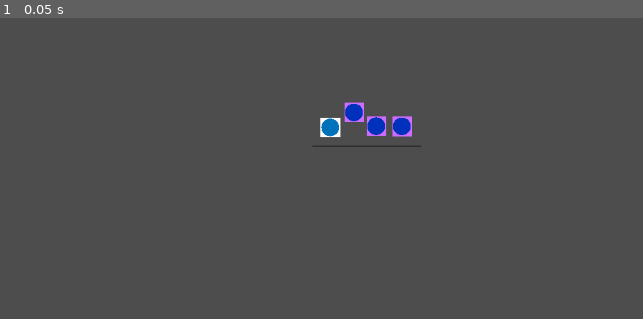
Above: before the commit, frame 1.
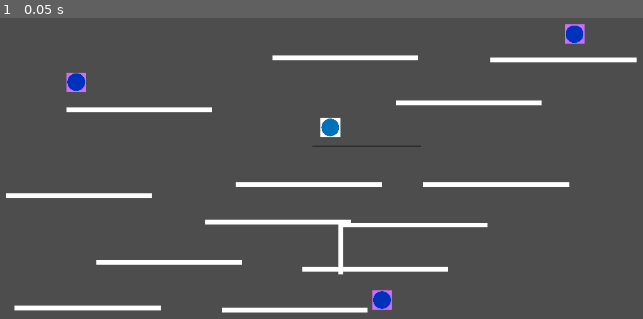
Above: after the commit, the same moment.

Repository: s-france/GGJ2024GoombaGame
Game: Godot game, scene res://scene2D.tscn
Same seed, same stepped clock (60 frames per second), same inputs: the game is played once before the commit and once after it. This scene is started directly instead of the project's main scene.
Inputs:
- Up to frame 1 (0.05 s): no input

The runs differ from the first frame. In frame 1, 6.8% of the frame differs, in the area x 0-100%, y 1-99%.

Commit message:
platforms

Diff:
--- /dev/null
+++ b/GoombaGame/node_2d.tscn
@@ -0,0 +1,108 @@
+[gd_scene load_steps=2 format=3 uid="uid://dikc7l4isf7et"]
+
+[ext_resource type="Script" path="res://node_2d.gd" id="1_arhku"]
+
+[node name="Menu" type="Node2D"]
+script = ExtResource("1_arhku")
+
+[node name="play" type="Button" parent="."]
+offset_left = 300.0
+offset_top = 114.0
+offset_right = 832.0
+offset_bottom = 193.0
+focus_neighbor_top = NodePath("../quit")
+focus_neighbor_bottom = NodePath("../instructions")
+text = "PLAY"
+
+[node name="instructions" type="Button" parent="."]
+offset_left = 304.0
+offset_top = 208.0
+offset_right = 832.0
+offset_bottom = 280.0
+focus_neighbor_top = NodePath("../play")
+focus_neighbor_bottom = NodePath("../credits")
+text = "INSTRUCTIONS
+"
+
+[node name="credits" type="Button" parent="."]
+offset_left = 304.0
+offset_top = 296.0
+offset_right = 832.0
+offset_bottom = 360.0
+focus_neighbor_top = NodePath("../instructions")
+focus_neighbor_bottom = NodePath("../quit")
+text = "CREDITS"
+
+[node name="quit" type="Button" parent="."]
+offset_left = 304.0
+offset_top = 376.0
+offset_right = 832.0
+offset_bottom = 432.0
+focus_neighbor_top = NodePath("../credits")
+focus_neighbor_bottom = NodePath("../play")
+text = "QUIT
+"
+
+[node name="Instructions" type="ColorRect" parent="."]
+visible = false
+offset_left = 312.0
+offset_top = 55.0
+offset_right = 825.0
+offset_bottom = 604.0
+color = Color(0.133333, 0.133333, 0.133333, 1)
+
+[node name="Label" type="Label" parent="Instructions"]
+layout_mode = 0
+offset_left = 130.0
+offset_top = 243.0
+offset_right = 358.0
+offset_bottom = 269.0
+text = "INSTRUCTIONS WILL BE HERE
+"
+
+[node name="back" type="Button" parent="Instructions"]
+layout_mode = 0
+offset_left = 132.0
+offset_top = 476.0
+offset_right = 371.0
+offset_bottom = 521.0
+text = "BACK  (WE'RE SO BACK)"
+
+[node name="Credits" type="ColorRect" parent="."]
+visible = false
+offset_left = 281.0
+offset_top = 105.0
+offset_right = 864.0
+offset_bottom = 475.0
+color = Color(0.180392, 0.180392, 0.180392, 1)
+
+[node name="back2" type="Button" parent="Credits"]
+layout_mode = 0
+offset_left = 184.0
+offset_top = 295.0
+offset_right = 423.0
+offset_bottom = 340.0
+text = "BACK  (WE'RE SO BACK)"
+
+[node name="ScrollContainer" type="ScrollContainer" parent="Credits"]
+layout_mode = 0
+offset_left = 1.0
+offset_top = 2.0
+offset_right = 584.0
+offset_bottom = 371.0
+
+[node name="Label" type="Label" parent="Credits/ScrollContainer"]
+layout_mode = 2
+text = "AUTHORS:
+EFFIE THE ELEPHANT
+SAM
+SENA
+MARINA
+"
+
+[connection signal="pressed" from="play" to="." method="_on_play_pressed"]
+[connection signal="pressed" from="instructions" to="." method="_on_instructions_pressed"]
+[connection signal="pressed" from="credits" to="." method="_on_credits_pressed"]
+[connection signal="pressed" from="quit" to="." method="_on_quit_pressed"]
+[connection signal="pressed" from="Instructions/back" to="." method="_on_back_pressed"]
+[connection signal="pressed" from="Credits/back2" to="." method="_on_back_pressed"]
--- a/GoombaGame/project.godot
+++ b/GoombaGame/project.godot
@@ -75,25 +75,25 @@
 up_1={
 "deadzone": 0.5,
 "events": [Object(InputEventJoypadButton,"resource_local_to_scene":false,"resource_name":"","device":0,"button_index":11,"pressure":0.0,"pressed":true,"script":null)
-, Object(InputEventJoypadMotion,"resource_local_to_scene":false,"resource_name":"","device":0,"axis":3,"axis_value":-1.0,"script":null)
+, Object(InputEventJoypadMotion,"resource_local_to_scene":false,"resource_name":"","device":0,"axis":1,"axis_value":-1.0,"script":null)
 ]
 }
 down_1={
 "deadzone": 0.5,
 "events": [Object(InputEventJoypadButton,"resource_local_to_scene":false,"resource_name":"","device":0,"button_index":12,"pressure":0.0,"pressed":true,"script":null)
-, Object(InputEventJoypadMotion,"resource_local_to_scene":false,"resource_name":"","device":0,"axis":3,"axis_value":1.0,"script":null)
+, Object(InputEventJoypadMotion,"resource_local_to_scene":false,"resource_name":"","device":0,"axis":1,"axis_value":1.0,"script":null)
 ]
 }
 left_1={
 "deadzone": 0.5,
 "events": [Object(InputEventJoypadButton,"resource_local_to_scene":false,"resource_name":"","device":0,"button_index":13,"pressure":0.0,"pressed":true,"script":null)
-, Object(InputEventJoypadMotion,"resource_local_to_scene":false,"resource_name":"","device":0,"axis":2,"axis_value":-1.0,"script":null)
+, Object(InputEventJoypadMotion,"resource_local_to_scene":false,"resource_name":"","device":0,"axis":0,"axis_value":-1.0,"script":null)
 ]
 }
 right_1={
 "deadzone": 0.5,
 "events": [Object(InputEventJoypadButton,"resource_local_to_scene":false,"resource_name":"","device":0,"button_index":14,"pressure":0.0,"pressed":true,"script":null)
-, Object(InputEventJoypadMotion,"resource_local_to_scene":false,"resource_name":"","device":0,"axis":2,"axis_value":1.0,"script":null)
+, Object(InputEventJoypadMotion,"resource_local_to_scene":false,"resource_name":"","device":0,"axis":0,"axis_value":1.0,"script":null)
 ]
 }
 jump_1={
@@ -104,25 +104,25 @@
 up_2={
 "deadzone": 0.5,
 "events": [Object(InputEventJoypadButton,"resource_local_to_scene":false,"resource_name":"","device":1,"button_index":11,"pressure":0.0,"pressed":true,"script":null)
-, Object(InputEventJoypadMotion,"resource_local_to_scene":false,"resource_name":"","device":1,"axis":3,"axis_value":-1.0,"script":null)
+, Object(InputEventJoypadMotion,"resource_local_to_scene":false,"resource_name":"","device":1,"axis":1,"axis_value":-1.0,"script":null)
 ]
 }
 down_2={
 "deadzone": 0.5,
 "events": [Object(InputEventJoypadButton,"resource_local_to_scene":false,"resource_name":"","device":1,"button_index":12,"pressure":0.0,"pressed":true,"script":null)
-, Object(InputEventJoypadMotion,"resource_local_to_scene":false,"resource_name":"","device":1,"axis":3,"axis_value":1.0,"script":null)
+, Object(InputEventJoypadMotion,"resource_local_to_scene":false,"resource_name":"","device":1,"axis":1,"axis_value":1.0,"script":null)
 ]
 }
 left_2={
 "deadzone": 0.5,
 "events": [null, Object(InputEventJoypadButton,"resource_local_to_scene":false,"resource_name":"","device":1,"button_index":13,"pressure":0.0,"pressed":true,"script":null)
-, Object(InputEventJoypadMotion,"resource_local_to_scene":false,"resource_name":"","device":1,"axis":2,"axis_value":-1.0,"script":null)
+, Object(InputEventJoypadMotion,"resource_local_to_scene":false,"resource_name":"","device":1,"axis":0,"axis_value":-1.0,"script":null)
 ]
 }
 right_2={
 "deadzone": 0.5,
 "events": [Object(InputEventJoypadButton,"resource_local_to_scene":false,"resource_name":"","device":1,"button_index":14,"pressure":0.0,"pressed":true,"script":null)
-, Object(InputEventJoypadMotion,"resource_local_to_scene":false,"resource_name":"","device":1,"axis":2,"axis_value":1.0,"script":null)
+, Object(InputEventJoypadMotion,"resource_local_to_scene":false,"resource_name":"","device":1,"axis":0,"axis_value":1.0,"script":null)
 ]
 }
 jump_2={
--- a/GoombaGame/scene2D.tscn
+++ b/GoombaGame/scene2D.tscn
@@ -35,18 +35,18 @@
 script = ExtResource("2_dxr3p")
 
 [node name="Player2-1" parent="P2Controller" node_paths=PackedStringArray("control") instance=ExtResource("2_7n67y")]
-position = Vector2(105, -8)
+position = Vector2(2392, -1071)
 collision_layer = 2
 control = NodePath("..")
 
 [node name="Player2-2" parent="P2Controller" node_paths=PackedStringArray("control") instance=ExtResource("2_7n67y")]
-position = Vector2(401, -6)
+position = Vector2(172, 1999)
 collision_layer = 2
 control = NodePath("..")
 idx = 1
 
 [node name="Player2-3" parent="P2Controller" node_paths=PackedStringArray("control") instance=ExtResource("2_7n67y")]
-position = Vector2(-152, -167)
+position = Vector2(-3354, -517)
 collision_layer = 2
 control = NodePath("..")
 idx = 2
@@ -76,7 +76,7 @@
 position = Vector2(-1451, -1337)
 
 [node name="CollisionShape2D" type="CollisionShape2D" parent="StaticBody2D2"]
-position = Vector2(1413, -1285)
+position = Vector2(1453, -1285)
 scale = Vector2(2.8, 1)
 shape = SubResource("RectangleShape2D_b7m48")
 
@@ -87,3 +87,215 @@
 position = Vector2(1502, 1281)
 scale = Vector2(2.56, 1)
 shape = SubResource("RectangleShape2D_b7m48")
+
+[node name="StaticBody2D6" type="StaticBody2D" parent="."]
+position = Vector2(-1482, 1377)
+
+[node name="CollisionShape2D" type="CollisionShape2D" parent="StaticBody2D6"]
+position = Vector2(2031, -244)
+scale = Vector2(0.360001, 0.559999)
+shape = SubResource("RectangleShape2D_b7m48")
+debug_color = Color(0, 0.6, 0.701961, 0.419608)
+
+[node name="ColorRect" type="ColorRect" parent="StaticBody2D6"]
+offset_left = 1187.0
+offset_top = -270.0
+offset_right = 2872.0
+offset_bottom = -215.0
+
+[node name="StaticBody2D7" type="StaticBody2D" parent="."]
+position = Vector2(-2282, -554)
+
+[node name="CollisionShape2D" type="CollisionShape2D" parent="StaticBody2D7"]
+position = Vector2(2031, -244)
+scale = Vector2(0.360001, 0.559999)
+shape = SubResource("RectangleShape2D_b7m48")
+debug_color = Color(0, 0.6, 0.701961, 0.419608)
+
+[node name="ColorRect" type="ColorRect" parent="StaticBody2D7"]
+offset_left = 1187.0
+offset_top = -270.0
+offset_right = 2872.0
+offset_bottom = -215.0
+
+[node name="StaticBody2D8" type="StaticBody2D" parent="."]
+position = Vector2(-859, -33)
+
+[node name="CollisionShape2D" type="CollisionShape2D" parent="StaticBody2D8"]
+position = Vector2(2031, -244)
+scale = Vector2(0.360001, 0.559999)
+shape = SubResource("RectangleShape2D_b7m48")
+debug_color = Color(0, 0.6, 0.701961, 0.419608)
+
+[node name="ColorRect" type="ColorRect" parent="StaticBody2D8"]
+offset_left = 1187.0
+offset_top = -270.0
+offset_right = 2872.0
+offset_bottom = -215.0
+
+[node name="StaticBody2D9" type="StaticBody2D" parent="."]
+position = Vector2(-542, 907)
+
+[node name="CollisionShape2D" type="CollisionShape2D" parent="StaticBody2D9"]
+position = Vector2(2031, -244)
+scale = Vector2(0.360001, 0.559999)
+shape = SubResource("RectangleShape2D_b7m48")
+debug_color = Color(0, 0.6, 0.701961, 0.419608)
+
+[node name="ColorRect" type="ColorRect" parent="StaticBody2D9"]
+offset_left = 1187.0
+offset_top = -270.0
+offset_right = 2872.0
+offset_bottom = -215.0
+
+[node name="StaticBody2D10" type="StaticBody2D" parent="."]
+position = Vector2(233, -528)
+
+[node name="CollisionShape2D" type="CollisionShape2D" parent="StaticBody2D10"]
+position = Vector2(2031, -244)
+scale = Vector2(0.360001, 0.559999)
+shape = SubResource("RectangleShape2D_b7m48")
+debug_color = Color(0, 0.6, 0.701961, 0.419608)
+
+[node name="ColorRect" type="ColorRect" parent="StaticBody2D10"]
+offset_left = 1187.0
+offset_top = -270.0
+offset_right = 2872.0
+offset_bottom = -215.0
+
+[node name="StaticBody2D11" type="StaticBody2D" parent="."]
+position = Vector2(-5253, 2330)
+
+[node name="CollisionShape2D" type="CollisionShape2D" parent="StaticBody2D11"]
+position = Vector2(2031, -244)
+scale = Vector2(0.360001, 0.559999)
+shape = SubResource("RectangleShape2D_b7m48")
+debug_color = Color(0, 0.6, 0.701961, 0.419608)
+
+[node name="ColorRect" type="ColorRect" parent="StaticBody2D11"]
+offset_left = 1187.0
+offset_top = -270.0
+offset_right = 2872.0
+offset_bottom = -215.0
+
+[node name="StaticBody2D12" type="StaticBody2D" parent="."]
+position = Vector2(-3057, 1339)
+
+[node name="CollisionShape2D" type="CollisionShape2D" parent="StaticBody2D12"]
+position = Vector2(2031, -244)
+scale = Vector2(0.360001, 0.559999)
+shape = SubResource("RectangleShape2D_b7m48")
+debug_color = Color(0, 0.6, 0.701961, 0.419608)
+
+[node name="ColorRect" type="ColorRect" parent="StaticBody2D12"]
+offset_left = 1187.0
+offset_top = -270.0
+offset_right = 2872.0
+offset_bottom = -215.0
+
+[node name="StaticBody2D13" type="StaticBody2D" parent="."]
+position = Vector2(-5355, 1034)
+
+[node name="CollisionShape2D" type="CollisionShape2D" parent="StaticBody2D13"]
+position = Vector2(2031, -244)
+scale = Vector2(0.360001, 0.559999)
+shape = SubResource("RectangleShape2D_b7m48")
+debug_color = Color(0, 0.6, 0.701961, 0.419608)
+
+[node name="ColorRect" type="ColorRect" parent="StaticBody2D13"]
+offset_left = 1187.0
+offset_top = -270.0
+offset_right = 2872.0
+offset_bottom = -215.0
+
+[node name="StaticBody2D14" type="StaticBody2D" parent="."]
+position = Vector2(-4314, 1808)
+
+[node name="CollisionShape2D" type="CollisionShape2D" parent="StaticBody2D14"]
+position = Vector2(2031, -244)
+scale = Vector2(0.360001, 0.559999)
+shape = SubResource("RectangleShape2D_b7m48")
+debug_color = Color(0, 0.6, 0.701961, 0.419608)
+
+[node name="ColorRect" type="ColorRect" parent="StaticBody2D14"]
+offset_left = 1187.0
+offset_top = -270.0
+offset_right = 2872.0
+offset_bottom = -215.0
+
+[node name="StaticBody2D15" type="StaticBody2D" parent="."]
+position = Vector2(-1939, 1885)
+
+[node name="CollisionShape2D" type="CollisionShape2D" parent="StaticBody2D15"]
+position = Vector2(2031, -244)
+scale = Vector2(0.360001, 0.559999)
+shape = SubResource("RectangleShape2D_b7m48")
+debug_color = Color(0, 0.6, 0.701961, 0.419608)
+
+[node name="ColorRect" type="ColorRect" parent="StaticBody2D15"]
+offset_left = 1187.0
+offset_top = -270.0
+offset_right = 2872.0
+offset_bottom = -215.0
+
+[node name="StaticBody2D16" type="StaticBody2D" parent="."]
+position = Vector2(-2866, 2355)
+
+[node name="CollisionShape2D" type="CollisionShape2D" parent="StaticBody2D16"]
+position = Vector2(2031, -244)
+scale = Vector2(0.360001, 0.559999)
+shape = SubResource("RectangleShape2D_b7m48")
+debug_color = Color(0, 0.6, 0.701961, 0.419608)
+
+[node name="ColorRect" type="ColorRect" parent="StaticBody2D16"]
+offset_left = 1187.0
+offset_top = -270.0
+offset_right = 2872.0
+offset_bottom = -215.0
+
+[node name="StaticBody2D17" type="StaticBody2D" parent="."]
+position = Vector2(-543, 666)
+rotation = 1.5761
+scale = Vector2(0.360009, 1)
+
+[node name="CollisionShape2D" type="CollisionShape2D" parent="StaticBody2D17"]
+position = Vector2(2031, -244)
+scale = Vector2(0.360001, 0.559999)
+shape = SubResource("RectangleShape2D_b7m48")
+debug_color = Color(0, 0.6, 0.701961, 0.419608)
+
+[node name="ColorRect" type="ColorRect" parent="StaticBody2D17"]
+offset_left = 1187.0
+offset_top = -270.0
+offset_right = 2872.0
+offset_bottom = -215.0
+
+[node name="StaticBody2D18" type="StaticBody2D" parent="."]
+position = Vector2(-2701, 907)
+
+[node name="CollisionShape2D" type="CollisionShape2D" parent="StaticBody2D18"]
+position = Vector2(2031, -244)
+scale = Vector2(0.360001, 0.559999)
+shape = SubResource("RectangleShape2D_b7m48")
+debug_color = Color(0, 0.6, 0.701961, 0.419608)
+
+[node name="ColorRect" type="ColorRect" parent="StaticBody2D18"]
+offset_left = 1187.0
+offset_top = -270.0
+offset_right = 2872.0
+offset_bottom = -215.0
+
+[node name="StaticBody2D19" type="StaticBody2D" parent="."]
+position = Vector2(-4657, 43)
+
+[node name="CollisionShape2D" type="CollisionShape2D" parent="StaticBody2D19"]
+position = Vector2(2031, -244)
+scale = Vector2(0.360001, 0.559999)
+shape = SubResource("RectangleShape2D_b7m48")
+debug_color = Color(0, 0.6, 0.701961, 0.419608)
+
+[node name="ColorRect" type="ColorRect" parent="StaticBody2D19"]
+offset_left = 1187.0
+offset_top = -270.0
+offset_right = 2872.0
+offset_bottom = -215.0
